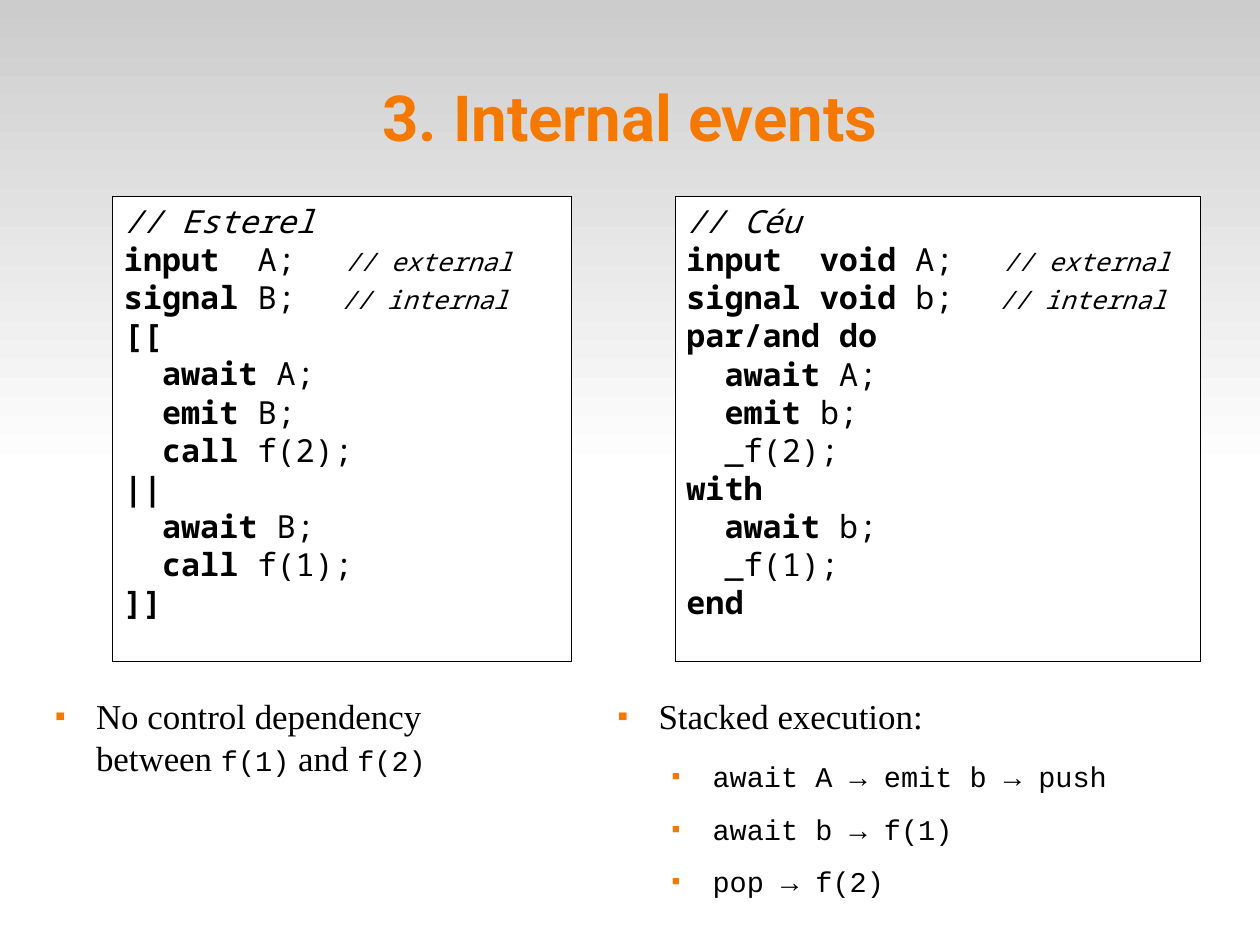
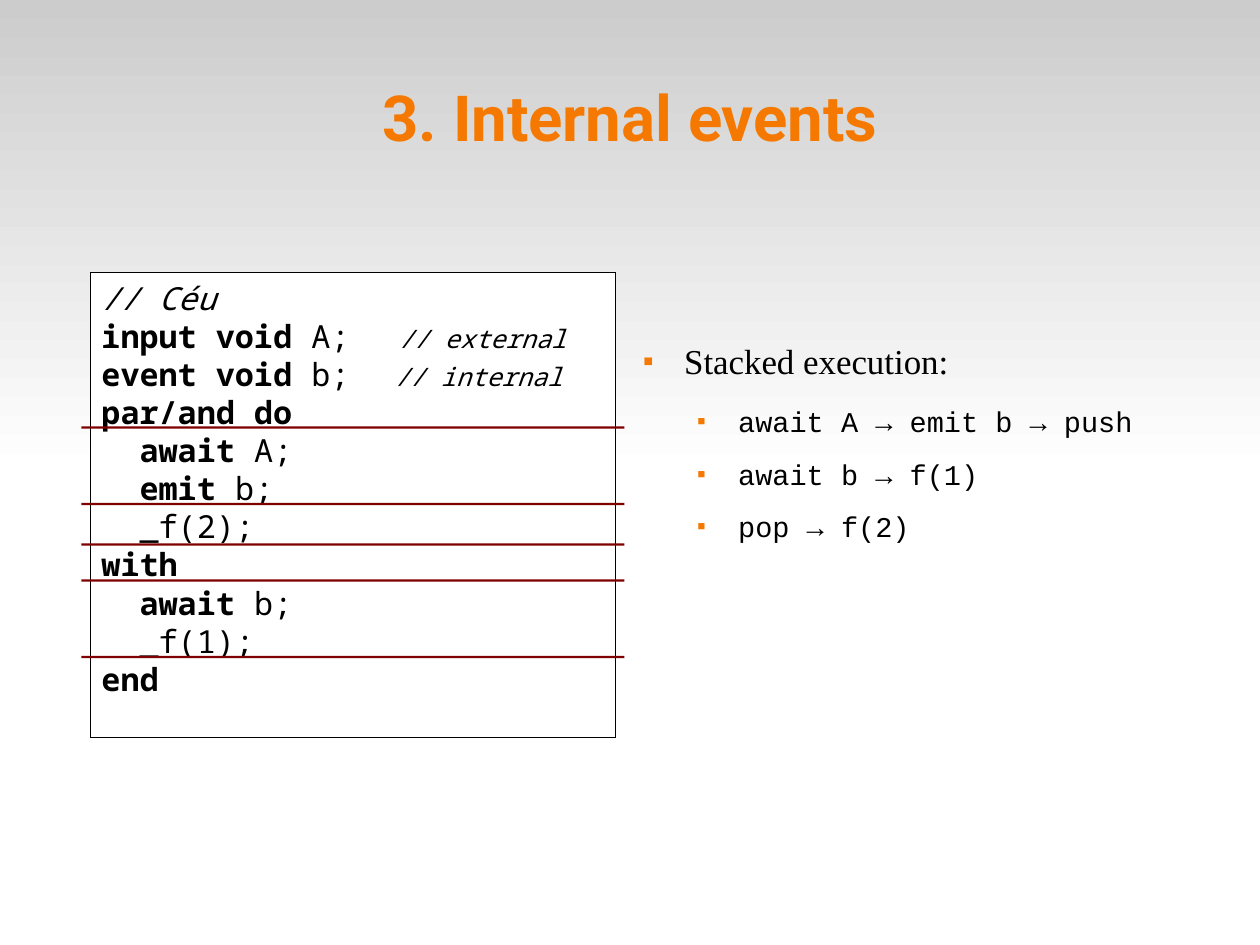
Before and after one commit to fsantanna-no/ceu-docs, a slide deck: slide 6 of ceu_rem.odp (slide 8 before the commit). Drawn at 1260x945 pixels with LibreOffice and Linux fonts; fonts in the diff are those of the drawing. Boxes give left, top, right and bottom in pixels: in the first picture for what was removed or moved away, otherwise in the second. Text is boxed around its words. In the diff, an @@ line names an element or a change of style, - is before the commit and + after.

```diff
--- a/ceu_rem.odp
+++ b/ceu_rem.odp
@@ rectangle removed at bbox=[676, 197, 1201, 662] @@
-// Céu
-input void A; // external
-signal void b; // internal
-par/and do
-await A;
-emit b;
-_f(2);
-with
-await b;
-_f(1);
-end
@@ rectangle "// Céu": place and size @@
-rectangle "// Céu" at bbox=[113, 197, 572, 662]
+rectangle "// Céu" at bbox=[90, 273, 615, 739]
@@ text in rectangle at bbox=[101, 285, 349, 432]: text changed; italic off @@
-// Esterel
-input A; // external
-signal B; // internal
-[[
+// Céu
+input void A; // external
+event void b; // internal
+par/and do
@@ text "Stacked execution:": place and size @@
-text "Stacked execution:" at bbox=[659, 704, 1107, 898]
+text "Stacked execution:" at bbox=[684, 349, 1133, 543]
@@ line added from (81, 428) to (624, 428), #800000 1.45 pt @@
@@ text in rectangle at bbox=[101, 475, 292, 692]: text changed @@
-emit B;
-call f(2);
-||
-await B;
-call f(1);
-]]
+emit b;
+_f(2);
+with
+await b;
+_f(1);
+end
@@ line added from (81, 504) to (624, 504), #800000 1.45 pt @@
@@ line added from (81, 544) to (624, 544), #800000 1.45 pt @@
@@ line added from (81, 581) to (624, 581), #800000 1.45 pt @@
@@ line added from (81, 657) to (624, 657), #800000 1.45 pt @@
@@ text removed at bbox=[96, 704, 426, 777] @@
-■ No control dependency between f(1) and f(2)
```
Also in this commit, not shown: 13 other slides changed, 1 slide added, 1 slide removed, 30 other files.
